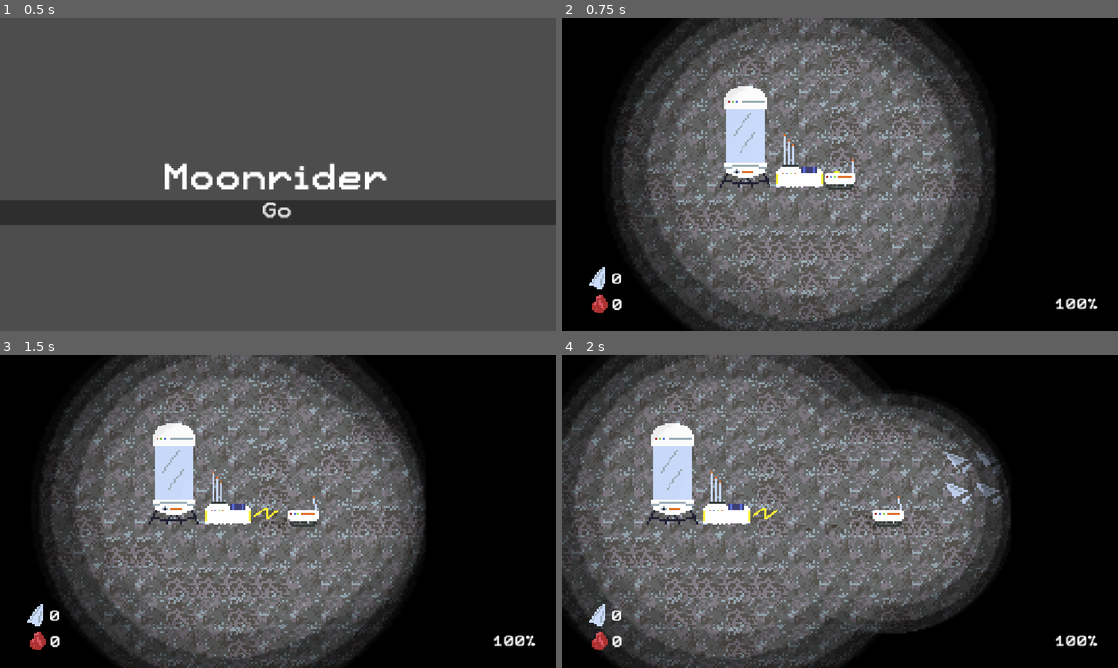
Above: before the commit, frames 1-4 (two rows, left to right).
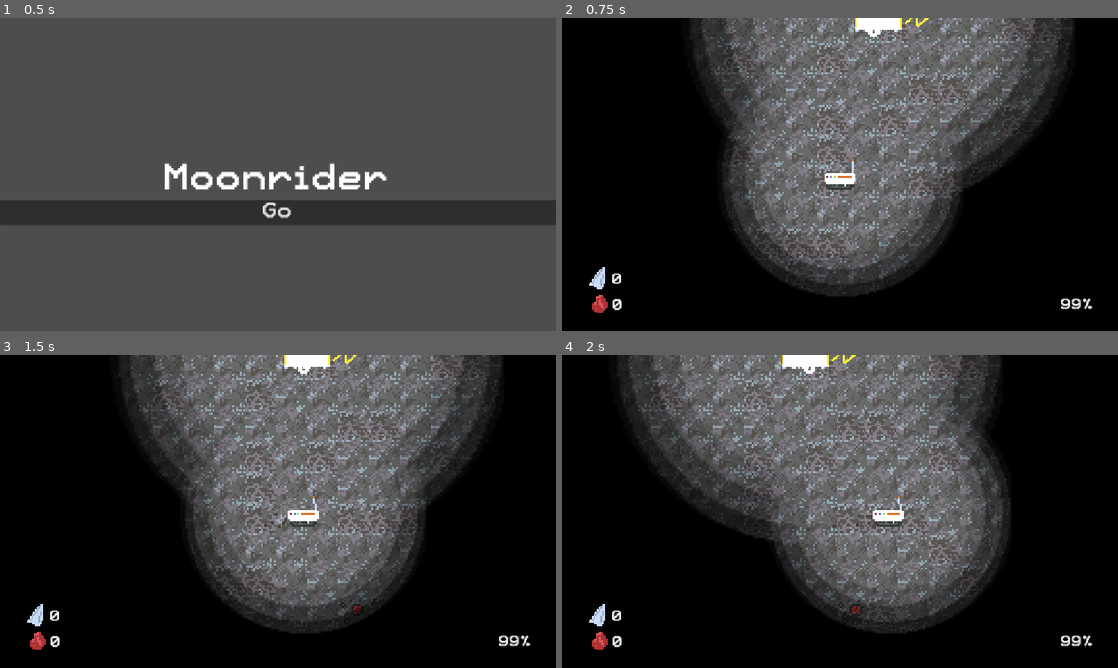
Above: after the commit, the same moments.

Repository: DanielDe8/Moonrunner
Game: Godot game, scene res://Objects/loadscreen.tscn
Same seed, same stepped clock (60 frames per second), same inputs: the game is played once before the commit and once after it.
Inputs (mouse positions are in pixels of both pictures, inside the frame that each line leads up to):
- Up to frame 1 (0.5 s): no input
- Up to frame 2 (0.75 s): click "Go" at 0.5 s
- Up to frame 3 (1.5 s): tap Enter (confirm) at 1.25 s; move the mouse to (400, 495) at 1.27 s; hold Right (right) from 1.28 s (still down); tap 1 (1) at 1.35 s; click (400, 495) at 1.42 s
- Up to frame 4 (2 s): keep holding Right (right); tap 2 (2) at 1.55 s

Frame 1 is identical in both runs. In frame 2, 53% of the frame differs, in the area x 8-97%, y 0-100%; in frame 3, 52%; in frame 4, 54%, in the area x 0-97%, y 0-100%.

Commit message:
Auto stash before rebase of "master" onto "origin/master"

Diff:
--- a/Scenes/Main.tscn
+++ b/Scenes/Main.tscn
@@ -6,8 +6,10 @@
 [ext_resource type="PackedScene" uid="uid://dcx1qkahlrj3e" path="res://Objects/planet_surface.tscn" id="5_pbw6q"]
 [ext_resource type="PackedScene" uid="uid://dbd8nvvikbvr0" path="res://Objects/silo.tscn" id="6_4kpch"]
 [ext_resource type="PackedScene" uid="uid://camp1234fire" path="res://Objects/base_camp.tscn" id="6_camp"]
+[ext_resource type="PackedScene" uid="uid://uqaq4ghj1hns" path="res://Objects/silo_scrap.tscn" id="7_h1m7h"]
 [ext_resource type="Script" uid="uid://nw1tyfuhfnfj" path="res://Scripts/main.gd" id="7_main"]
 [ext_resource type="FontFile" uid="uid://chnv5lwc2bn3q" path="res://Assets/Pixel12x10Mono-v1.1.0.ttf" id="8_50glp"]
+[ext_resource type="Script" uid="uid://dx8fhrr1vdugr" path="res://silo_scrap_manager.gd" id="8_erwvk"]
 [ext_resource type="Script" uid="uid://sm4l6hgcubdm" path="res://Scripts/dot_control.gd" id="8_vy5pj"]
 [ext_resource type="PackedScene" uid="uid://crjactfct5hoq" path="res://Objects/ore.tscn" id="9_ore"]
 [ext_resource type="Texture2D" uid="uid://c4r76lwxesyn3" path="res://Assets/dot.png" id="10_bmxlf"]
@@ -51,13 +53,17 @@
 texture_filter = 1
 tile_set = SubResource("TileSet_ores")
 
+[node name="silo_scrap" parent="." unique_id=1196466654 instance=ExtResource("7_h1m7h")]
+position = Vector2(40, -30)
+script = ExtResource("8_erwvk")
+
 [node name="Silo" parent="." unique_id=516017579 instance=ExtResource("6_4kpch")]
-position = Vector2(-28, -17)
+position = Vector2(-28, -30)
 
 [node name="Camp" parent="." unique_id=884422119 instance=ExtResource("6_camp")]
 
 [node name="player" parent="." unique_id=1788329522 instance=ExtResource("1_r150o")]
-position = Vector2(21, 3)
+position = Vector2(-20, 84)
 
 [node name="CanvasLayer" type="CanvasLayer" parent="." unique_id=651747093]
 
